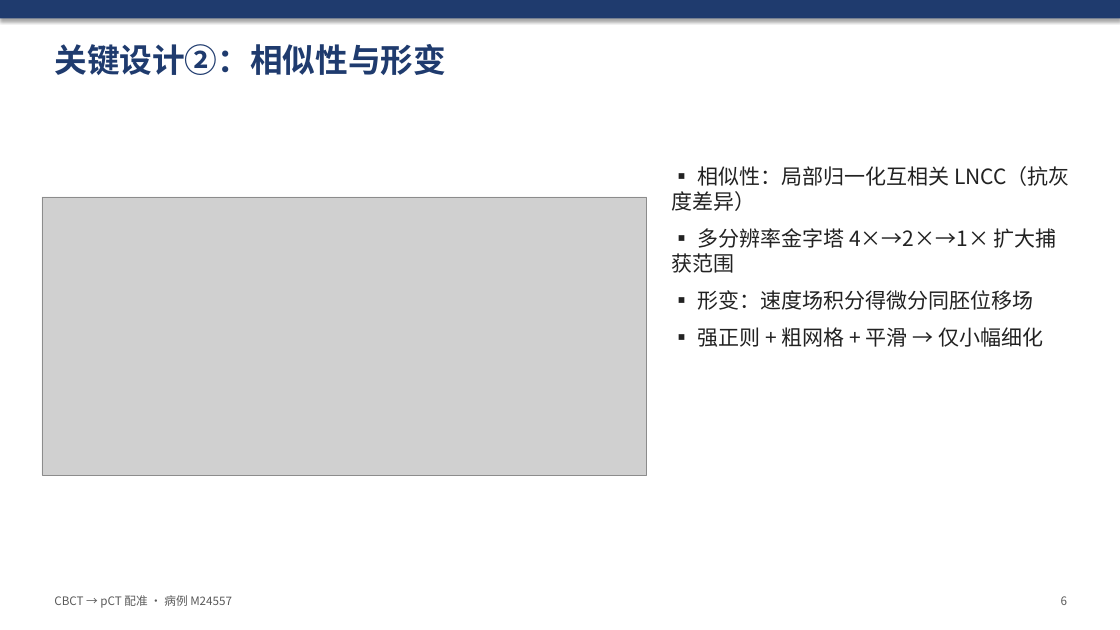
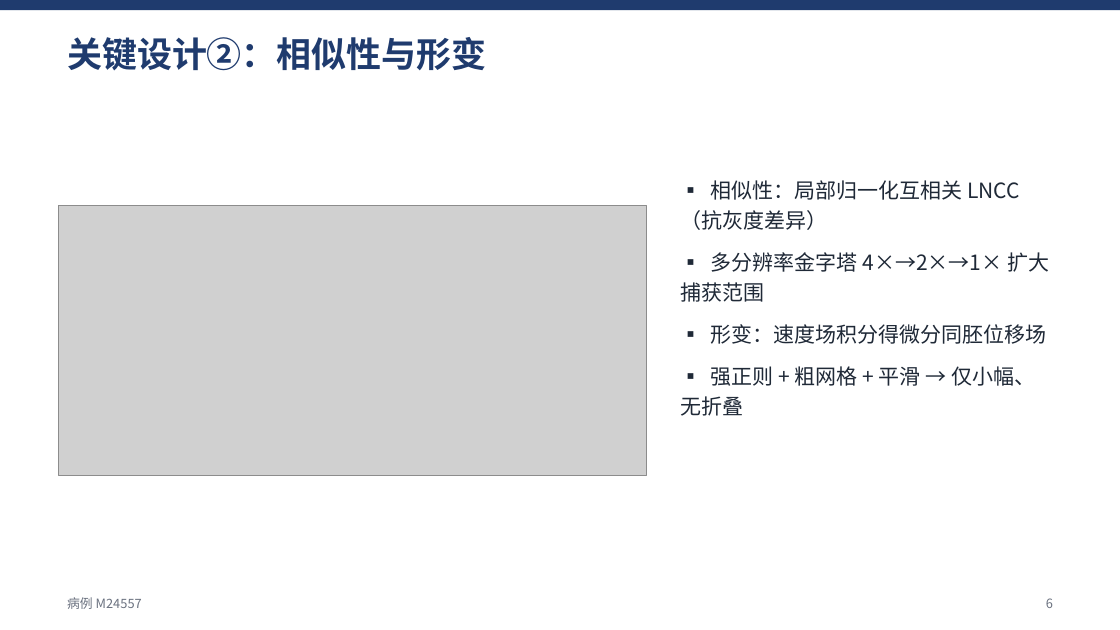
Before and after one commit to develop-yang/Task, a slide deck: slide 6 of results_sample/CBCT_pCT_配准汇报.pptx. Drawn at 1120x630 pixels with LibreOffice and Linux fonts; fonts in the diff are those of the drawing; grey boxes stand for pictures. Boxes give left, top, right and bottom in pixels: in the first picture for what was removed or moved away, otherwise in the second. Text is boxed around its words. In the diff, an @@ line names an element or a change of style, - is before the commit and + after.

```diff
--- a/results_sample/CBCT_pCT_配准汇报.pptx
+++ b/results_sample/CBCT_pCT_配准汇报.pptx
@@ rectangle: place and size @@
-rectangle at [0,0,1120,18]
+rectangle at [0,0,1120,10]
@@ rectangle at [0,0,1120,10]: shadow off @@
@@ text "关键设计②：相似性与形变": place and size @@
-text "关键设计②：相似性与形变" at [54,44,446,75]
+text "关键设计②：相似性与形变" at [67,37,487,71]
@@ text "关键设计②：相似性与形变" at [67,37,487,71]: size 28 to 30 pt @@
@@ text "▪ 相似性：局部归一化互相关 LNCC（抗灰度差异）": place and size @@
-text "▪ 相似性：局部归一化互相关 LNCC（抗灰度差异）" at [672,166,1070,347]
+text "▪ 相似性：局部归一化互相关 LNCC（抗灰度差异）" at [680,180,1049,416]
@@ picture: place and size @@
-picture at [42,197,647,476]
+picture at [59,205,647,476]
@@ text at [680,180,1049,344]: text colour #222222 to #1F2937 in "▪ 相似性：局部归一化互相关 LNCC（抗灰度差异）", "▪ 多分辨率金字塔 4×→2×→1× 扩大捕获范围", "▪ 形变：速度场积分得微分同胚位移场"; line spacing 1 to 1.2 @@
@@ text at [680,366,1035,416]: text changed; text colour #222222 to #1F2937 @@
-▪ 强正则 + 粗网格 + 平滑 → 仅小幅细化
+▪ 强正则 + 粗网格 + 平滑 → 仅小幅、无折叠
@@ text at [67,597,142,609]: text changed; size 10 to 11 pt; text colour #5A5A5A to #6B7280 @@
-CBCT → pCT 配准 · 病例 M24557
+病例 M24557
@@ text "6": place and size @@
-text "6" at [1061,596,1067,605]
+text "6" at [1046,598,1053,608]
@@ text "6" at [1046,598,1053,608]: size 10 to 11 pt, text colour #5A5A5A to #6B7280 @@
```
Also in this commit, not shown: 9 other slides changed, 8 other files.
